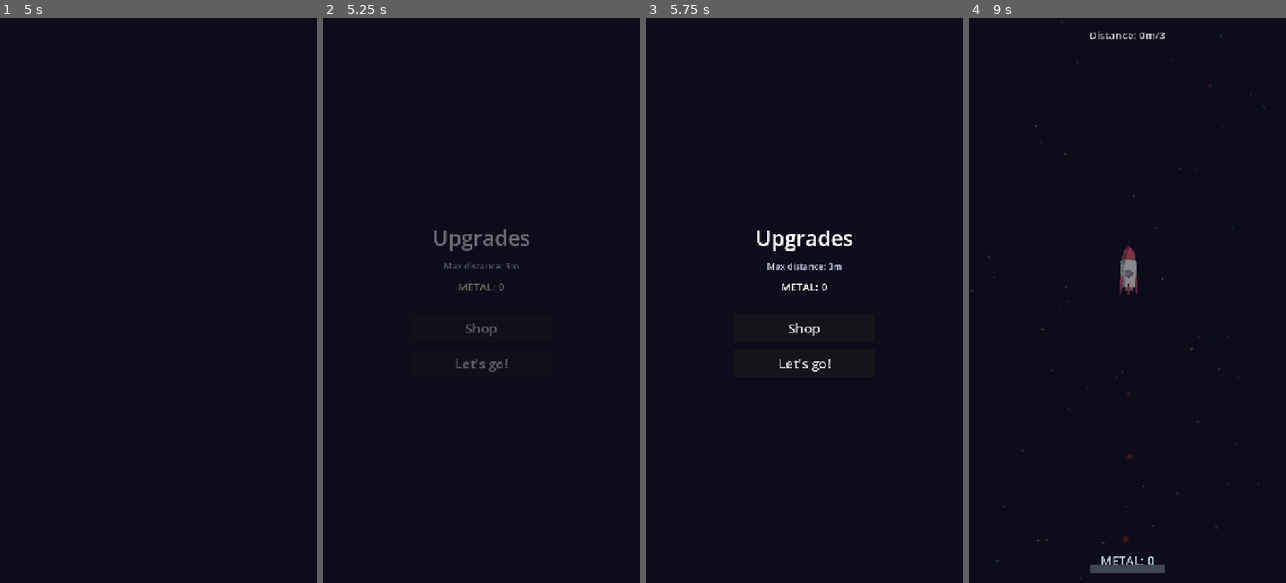
Above: before the commit, frames 1-4 (left to right).
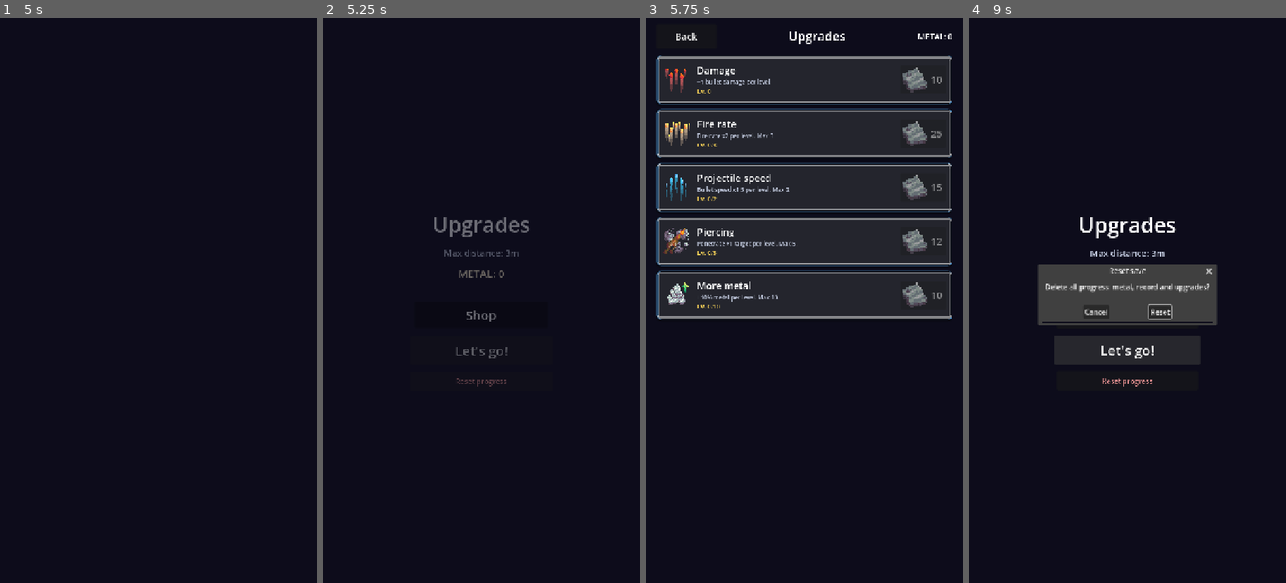
Above: after the commit, the same moments.

Repository: Minemaster656/closed-space-arcade
Game: Godot game, scene res://assets/scenes/game.tscn
The game is run twice, just before and just after one commit, with the same random seed, the same clock (stepped at 60 frames per second) and the same inputs.
Inputs (mouse positions are in pixels of both pictures, inside the frame that each line leads up to):
- Up to frame 1 (5 s): move the mouse to (228, 272) at 0.52 s; click (228, 272) at 0.67 s; drag from (95, 328) to (158, 102) at 1.27 s; move the mouse to (190, 176) at 2.02 s; click (190, 176) at 2.17 s; drag from (142, 413) to (155, 34) at 2.77 s; move the mouse to (253, 385) at 3.52 s; click (253, 385) at 3.67 s; drag from (63, 215) to (110, 159) at 4.27 s
- Up to frame 2 (5.25 s): move the mouse to (497, 300) at 5.02 s; click (497, 300) at 5.17 s
- Up to frame 3 (5.75 s): no input
- Up to frame 4 (9 s): click (1127, 328) at 5.75 s, where only the run before the commit has a clickable "Shop"; click "Back" at 6.5 s; click (1127, 379) at 7.25 s, where only the run after the commit has a clickable "Reset progress"; click "Let's go!" at 8 s; click (1127, 351) at 8.75 s, where only the run after the commit has a clickable "Let's go!"

Frame 1 is identical in both runs. In frame 2, 1.5% of the frame differs, in the area x 35-66%, y 35-66%; in frame 3, 37%, in the area x 3-97%, y 2-63%; in frame 4, 9.7%.

Commit message:
9patchrect

Diff:
--- a/assets/localization/en.csv
+++ b/assets/localization/en.csv
@@ -9,6 +9,11 @@
 meta_shop_button,Shop,Магазин
 meta_shop_title,Upgrades,Улучшения
 meta_back,Back,Назад
+meta_reset,Reset progress,Сбросить прогресс
+meta_reset_title,Reset save,Сброс сохранения
+meta_reset_confirm,"Delete all progress: metal, record and upgrades?","Удалить весь прогресс: металл, рекорд и улучшения?"
+meta_reset_ok,Reset,Сбросить
+meta_reset_cancel,Cancel,Отмена
 upgrade_level,Lv. %d,Ур. %d
 upgrade_level_limited,Lv. %d/%d,Ур. %d/%d
 upgrade_max,MAX,МАКС
--- a/assets/prefabs/upgrade_row.tscn
+++ b/assets/prefabs/upgrade_row.tscn
@@ -1,8 +1,9 @@
-[gd_scene load_steps=5 format=3]
+[gd_scene format=3 uid="uid://dvst6kuq8ghsu"]
 
-[ext_resource type="Script" path="res://assets/scripts/ui/upgrade_row.gd" id="1_row"]
-[ext_resource type="Script" path="res://assets/scripts/components/juicy_button.gd" id="2_btn"]
-[ext_resource type="Texture2D" path="res://assets/sprites/asteroids/metal_small.png" id="4_metal"]
+[ext_resource type="Script" uid="uid://cv5e4mawriwsn" path="res://assets/scripts/ui/upgrade_row.gd" id="1_row"]
+[ext_resource type="Script" uid="uid://f0xd2gobp401" path="res://assets/scripts/components/juicy_button.gd" id="2_btn"]
+[ext_resource type="Texture2D" uid="uid://d0wwvcc2cfqsj" path="res://assets/sprites/ui/upgrade_frame_tileable.png" id="3_frame"]
+[ext_resource type="Texture2D" uid="uid://c3o7cadsqgn4g" path="res://assets/sprites/asteroids/metal_small.png" id="4_metal"]
 
 [sub_resource type="StyleBoxFlat" id="StyleBoxFlat_row"]
 bg_color = Color(0.055, 0.065, 0.1, 0.94)
@@ -19,13 +20,13 @@
 shadow_size = 4
 shadow_offset = Vector2(0, 2)
 
-[node name="UpgradeRow" type="Control"]
+[node name="UpgradeRow" type="Control" unique_id=1348327167]
 custom_minimum_size = Vector2(0, 112)
 layout_mode = 3
 anchors_preset = 0
 script = ExtResource("1_row")
 
-[node name="Frame" type="Panel" parent="."]
+[node name="Frame" type="Panel" parent="." unique_id=1929212486]
 layout_mode = 1
 anchors_preset = 15
 anchor_right = 1.0
@@ -35,7 +36,21 @@
 mouse_filter = 2
 theme_override_styles/panel = SubResource("StyleBoxFlat_row")
 
-[node name="Margin" type="MarginContainer" parent="."]
+[node name="FrameNine" type="NinePatchRect" parent="." unique_id=28676781]
+layout_mode = 1
+anchors_preset = 15
+anchor_right = 1.0
+anchor_bottom = 1.0
+grow_horizontal = 2
+grow_vertical = 2
+texture = ExtResource("3_frame")
+region_rect = Rect2(0, 0, 25, 25)
+patch_margin_left = 12
+patch_margin_top = 12
+patch_margin_right = 12
+patch_margin_bottom = 12
+
+[node name="Margin" type="MarginContainer" parent="." unique_id=890243391]
 layout_mode = 1
 anchors_preset = 15
 anchor_right = 1.0
@@ -47,43 +62,42 @@
 theme_override_constants/margin_right = 14
 theme_override_constants/margin_bottom = 10
 
-[node name="HBox" type="HBoxContainer" parent="Margin"]
+[node name="HBox" type="HBoxContainer" parent="Margin" unique_id=726768334]
 layout_mode = 2
 theme_override_constants/separation = 14
 
-[node name="Icon" type="TextureRect" parent="Margin/HBox"]
+[node name="Icon" type="TextureRect" parent="Margin/HBox" unique_id=798620842]
 custom_minimum_size = Vector2(64, 64)
 layout_mode = 2
 size_flags_vertical = 4
 mouse_filter = 2
 expand_mode = 1
-stretch_mode = 0
 
-[node name="Info" type="VBoxContainer" parent="Margin/HBox"]
+[node name="Info" type="VBoxContainer" parent="Margin/HBox" unique_id=1789692238]
 layout_mode = 2
 size_flags_horizontal = 3
 size_flags_vertical = 4
 theme_override_constants/separation = 2
 
-[node name="Name" type="Label" parent="Margin/HBox/Info"]
+[node name="Name" type="Label" parent="Margin/HBox/Info" unique_id=657542843]
 layout_mode = 2
 theme_override_font_sizes/font_size = 22
 text = "Name"
 
-[node name="Desc" type="Label" parent="Margin/HBox/Info"]
+[node name="Desc" type="Label" parent="Margin/HBox/Info" unique_id=562774328]
 layout_mode = 2
 theme_override_colors/font_color = Color(0.75, 0.78, 0.86, 1)
 theme_override_font_sizes/font_size = 13
 text = "Description"
 autowrap_mode = 3
 
-[node name="Level" type="Label" parent="Margin/HBox/Info"]
+[node name="Level" type="Label" parent="Margin/HBox/Info" unique_id=791731878]
 layout_mode = 2
 theme_override_colors/font_color = Color(1, 0.85, 0.35, 1)
 theme_override_font_sizes/font_size = 14
 text = "Lv. 0"
 
-[node name="PriceButton" type="Button" parent="Margin/HBox"]
+[node name="PriceButton" type="Button" parent="Margin/HBox" unique_id=679146299]
 custom_minimum_size = Vector2(104, 64)
 layout_mode = 2
 size_flags_vertical = 4
@@ -91,5 +105,4 @@
 text = "10"
 icon = ExtResource("4_metal")
 expand_icon = true
-icon_max_width = 20
 script = ExtResource("2_btn")
--- a/assets/scenes/meta_progression.tscn
+++ b/assets/scenes/meta_progression.tscn
@@ -1,10 +1,16 @@
-[gd_scene load_steps=4 format=3]
+[gd_scene format=3 uid="uid://bgo4bd5s1bbhk"]
 
-[ext_resource type="Script" path="res://assets/scripts/ui/meta_progression.gd" id="1_mp"]
-[ext_resource type="Script" path="res://assets/scripts/components/juicy_button.gd" id="2_juicy"]
-[ext_resource type="Script" path="res://assets/scripts/ui/metal_counter.gd" id="3_metal"]
+[ext_resource type="Script" uid="uid://dcw8161178g05" path="res://assets/scripts/ui/meta_progression.gd" id="1_mp"]
+[ext_resource type="Script" uid="uid://f0xd2gobp401" path="res://assets/scripts/components/juicy_button.gd" id="2_juicy"]
+[ext_resource type="Script" uid="uid://c2842u7awm2yr" path="res://assets/scripts/ui/metal_counter.gd" id="3_metal"]
+[ext_resource type="PackedScene" path="res://assets/prefabs/upgrade_row.tscn" id="4_row"]
+[ext_resource type="Resource" path="res://assets/resources/upgrades/damage.tres" id="5_damage"]
+[ext_resource type="Resource" path="res://assets/resources/upgrades/fire_rate.tres" id="6_fire_rate"]
+[ext_resource type="Resource" path="res://assets/resources/upgrades/projectile_speed.tres" id="7_projectile_speed"]
+[ext_resource type="Resource" path="res://assets/resources/upgrades/piercing.tres" id="8_piercing"]
+[ext_resource type="Resource" path="res://assets/resources/upgrades/more_metal.tres" id="9_more_metal"]
 
-[node name="MetaProgression" type="Control"]
+[node name="MetaProgression" type="Control" unique_id=2057652826]
 layout_mode = 3
 anchors_preset = 15
 anchor_right = 1.0
@@ -13,7 +19,7 @@
 grow_vertical = 2
 script = ExtResource("1_mp")
 
-[node name="Pages" type="Control" parent="."]
+[node name="Pages" type="Control" parent="." unique_id=2034116788]
 layout_mode = 1
 anchors_preset = 15
 anchor_right = 1.0
@@ -21,7 +27,7 @@
 grow_horizontal = 2
 grow_vertical = 2
 
-[node name="MainPage" type="Control" parent="Pages"]
+[node name="MainPage" type="Control" parent="Pages" unique_id=950804005]
 layout_mode = 1
 anchors_preset = 15
 anchor_right = 1.0
@@ -29,7 +35,7 @@
 grow_horizontal = 2
 grow_vertical = 2
 
-[node name="Center" type="CenterContainer" parent="Pages/MainPage"]
+[node name="Center" type="CenterContainer" parent="Pages/MainPage" unique_id=1290492643]
 layout_mode = 1
 anchors_preset = 15
 anchor_right = 1.0
@@ -37,50 +43,58 @@
 grow_horizontal = 2
 grow_vertical = 2
 
-[node name="VBox" type="VBoxContainer" parent="Pages/MainPage/Center"]
+[node name="VBox" type="VBoxContainer" parent="Pages/MainPage/Center" unique_id=936506279]
 layout_mode = 2
 theme_override_constants/separation = 16
 
-[node name="Title" type="Label" parent="Pages/MainPage/Center/VBox"]
+[node name="Title" type="Label" parent="Pages/MainPage/Center/VBox" unique_id=316855648]
 layout_mode = 2
 theme_override_font_sizes/font_size = 48
 text = "meta_title"
 horizontal_alignment = 1
 
-[node name="Record" type="Label" parent="Pages/MainPage/Center/VBox"]
+[node name="Record" type="Label" parent="Pages/MainPage/Center/VBox" unique_id=1877452006]
 layout_mode = 2
 theme_override_colors/font_color = Color(0.75, 0.78, 0.86, 1)
 theme_override_font_sizes/font_size = 20
 text = "meta_max_distance"
 horizontal_alignment = 1
 
-[node name="Metal" type="Label" parent="Pages/MainPage/Center/VBox"]
+[node name="Metal" type="Label" parent="Pages/MainPage/Center/VBox" unique_id=1812287062]
 layout_mode = 2
 theme_override_font_sizes/font_size = 24
 text = "ui_metal"
 horizontal_alignment = 1
 script = ExtResource("3_metal")
 
-[node name="Spacer" type="Control" parent="Pages/MainPage/Center/VBox"]
+[node name="Spacer" type="Control" parent="Pages/MainPage/Center/VBox" unique_id=846136789]
 custom_minimum_size = Vector2(0, 12)
 layout_mode = 2
 mouse_filter = 2
 
-[node name="ShopButton" type="Button" parent="Pages/MainPage/Center/VBox"]
+[node name="ShopButton" type="Button" parent="Pages/MainPage/Center/VBox" unique_id=1582579348]
 custom_minimum_size = Vector2(320, 64)
 layout_mode = 2
 theme_override_font_sizes/font_size = 30
 text = "meta_shop_button"
 script = ExtResource("2_juicy")
 
-[node name="PlayButton" type="Button" parent="Pages/MainPage/Center/VBox"]
+[node name="PlayButton" type="Button" parent="Pages/MainPage/Center/VBox" unique_id=1289127010]
 custom_minimum_size = Vector2(320, 64)
 layout_mode = 2
 theme_override_font_sizes/font_size = 30
 text = "meta_play"
 script = ExtResource("2_juicy")
 
-[node name="ShopPage" type="Control" parent="Pages"]
+[node name="ResetButton" type="Button" parent="Pages/MainPage/Center/VBox" unique_id=1002637675]
+custom_minimum_size = Vector2(320, 44)
+layout_mode = 2
+theme_override_colors/font_color = Color(0.92, 0.58, 0.58, 1)
+theme_override_font_sizes/font_size = 16
+text = "meta_reset"
+script = ExtResource("2_juicy")
+
+[node name="ShopPage" type="Control" parent="Pages" unique_id=596414065]
 layout_mode = 1
 anchors_preset = 15
 anchor_right = 1.0
@@ -88,7 +102,7 @@
 grow_horizontal = 2
 grow_vertical = 2
 
-[node name="Margin" type="MarginContainer" parent="Pages/ShopPage"]
+[node name="Margin" type="MarginContainer" parent="Pages/ShopPage" unique_id=2065867038]
 layout_mode = 1
 anchors_preset = 15
 anchor_right = 1.0
@@ -100,15 +114,15 @@
 theme_override_constants/margin_right = 24
 theme_override_constants/margin_bottom = 24
 
-[node name="VBox" type="VBoxContainer" parent="Pages/ShopPage/Margin"]
+[node name="VBox" type="VBoxContainer" parent="Pages/ShopPage/Margin" unique_id=318587011]
 layout_mode = 2
 theme_override_constants/separation = 14
 
-[node name="TopBar" type="HBoxContainer" parent="Pages/ShopPage/Margin/VBox"]
+[node name="TopBar" type="HBoxContainer" parent="Pages/ShopPage/Margin/VBox" unique_id=1879830718]
 layout_mode = 2
 theme_override_constants/separation = 12
 
-[node name="BackButton" type="Button" parent="Pages/ShopPage/Margin/VBox/TopBar"]
+[node name="BackButton" type="Button" parent="Pages/ShopPage/Margin/VBox/TopBar" unique_id=41838586]
 custom_minimum_size = Vector2(136, 56)
 layout_mode = 2
 size_flags_vertical = 4
@@ -116,28 +130,52 @@
 text = "meta_back"
 script = ExtResource("2_juicy")
 
-[node name="Title" type="Label" parent="Pages/ShopPage/Margin/VBox/TopBar"]
+[node name="Title" type="Label" parent="Pages/ShopPage/Margin/VBox/TopBar" unique_id=1929824467]
 layout_mode = 2
 size_flags_horizontal = 3
-size_flags_vertical = 4
 theme_override_font_sizes/font_size = 28
 text = "meta_shop_title"
 horizontal_alignment = 1
 
-[node name="Metal" type="Label" parent="Pages/ShopPage/Margin/VBox/TopBar"]
+[node name="Metal" type="Label" parent="Pages/ShopPage/Margin/VBox/TopBar" unique_id=1484049493]
 layout_mode = 2
-size_flags_vertical = 4
 theme_override_font_sizes/font_size = 18
 text = "ui_metal"
 horizontal_alignment = 2
 script = ExtResource("3_metal")
 
-[node name="Scroll" type="ScrollContainer" parent="Pages/ShopPage/Margin/VBox"]
+[node name="Scroll" type="ScrollContainer" parent="Pages/ShopPage/Margin/VBox" unique_id=701450755]
 layout_mode = 2
 size_flags_vertical = 3
 horizontal_scroll_mode = 0
 
-[node name="Rows" type="VBoxContainer" parent="Pages/ShopPage/Margin/VBox/Scroll"]
+[node name="Rows" type="VBoxContainer" parent="Pages/ShopPage/Margin/VBox/Scroll" unique_id=292057367]
 layout_mode = 2
 size_flags_horizontal = 3
 theme_override_constants/separation = 10
+
+[node name="Damage" parent="Pages/ShopPage/Margin/VBox/Scroll/Rows" instance=ExtResource("4_row")]
+layout_mode = 2
+definition = ExtResource("5_damage")
+
+[node name="FireRate" parent="Pages/ShopPage/Margin/VBox/Scroll/Rows" instance=ExtResource("4_row")]
+layout_mode = 2
+definition = ExtResource("6_fire_rate")
+
+[node name="ProjectileSpeed" parent="Pages/ShopPage/Margin/VBox/Scroll/Rows" instance=ExtResource("4_row")]
+layout_mode = 2
+definition = ExtResource("7_projectile_speed")
+
+[node name="Piercing" parent="Pages/ShopPage/Margin/VBox/Scroll/Rows" instance=ExtResource("4_row")]
+layout_mode = 2
+definition = ExtResource("8_piercing")
+
+[node name="MoreMetal" parent="Pages/ShopPage/Margin/VBox/Scroll/Rows" instance=ExtResource("4_row")]
+layout_mode = 2
+definition = ExtResource("9_more_metal")
+
+[node name="ResetConfirm" type="ConfirmationDialog" parent="." unique_id=1628238957]
+title = "meta_reset_title"
+ok_button_text = "meta_reset_ok"
+dialog_text = "meta_reset_confirm"
+cancel_button_text = "meta_reset_cancel"
--- a/assets/scripts/globals/game_state.gd
+++ b/assets/scripts/globals/game_state.gd
@@ -68,6 +68,24 @@
 	metal = 0
 	_metal_fraction = 0.0
 	metal_changed.emit(metal)
+
+
+## Полностью удаляет сохранение и сбрасывает прогресс в памяти.
+## Нужно для отладки «с нуля».
+func reset_save() -> void:
+	metal = 0
+	record_distance = 0.0
+	record_metal = 0
+	_metal_fraction = 0.0
+	upgrade_levels.clear()
+
+	if FileAccess.file_exists(SAVE_PATH):
+		DirAccess.remove_absolute(ProjectSettings.globalize_path(SAVE_PATH))
+
+	metal_changed.emit(metal)
+	record_distance_changed.emit(record_distance)
+	record_metal_changed.emit(record_metal)
+	upgrades_changed.emit()
 
 
 func submit_distance(distance: float) -> void:
--- a/assets/scripts/ui/meta_progression.gd
+++ b/assets/scripts/ui/meta_progression.gd
@@ -5,7 +5,6 @@
 ## остаётся адаптивным при любом разрешении/аспекте.
 
 const GAME_SCENE: String = "res://assets/scenes/game.tscn"
-const ROW_SCENE: PackedScene = preload("res://assets/prefabs/upgrade_row.tscn")
 const PAGE_DURATION: float = 0.45
 const ROW_STAGGER: float = 0.05
 const ROW_TWEEN_DURATION: float = 0.32
@@ -18,6 +17,8 @@
 @onready var _record: Label = $Pages/MainPage/Center/VBox/Record
 @onready var _shop_button: Button = $Pages/MainPage/Center/VBox/ShopButton
 @onready var _play_button: Button = $Pages/MainPage/Center/VBox/PlayButton
+@onready var _reset_button: Button = $Pages/MainPage/Center/VBox/ResetButton
+@onready var _reset_confirm: ConfirmationDialog = $ResetConfirm
 @onready var _back_button: Button = $Pages/ShopPage/Margin/VBox/TopBar/BackButton
 @onready var _shop_title: Label = $Pages/ShopPage/Margin/VBox/TopBar/Title
 @onready var _rows: VBoxContainer = $Pages/ShopPage/Margin/VBox/Scroll/Rows
@@ -34,29 +35,26 @@
 	_shop_title.text = tr("meta_shop_title")
 	_shop_button.text = tr("meta_shop_button")
 	_play_button.text = tr("meta_play")
+	_reset_button.text = tr("meta_reset")
 	_back_button.text = tr("meta_back")
+	_reset_confirm.title = tr("meta_reset_title")
+	_reset_confirm.dialog_text = tr("meta_reset_confirm")
+	_reset_confirm.ok_button_text = tr("meta_reset_ok")
+	_reset_confirm.cancel_button_text = tr("meta_reset_cancel")
 	_update_record()
 
 	_play_button.pressed.connect(_on_play_pressed)
 	_shop_button.pressed.connect(_open_shop)
+	_reset_button.pressed.connect(_on_reset_pressed)
+	_reset_confirm.confirmed.connect(_on_reset_confirmed)
 	_back_button.pressed.connect(_close_shop)
 	GameState.upgrades_changed.connect(_refresh_rows)
 	GameState.metal_changed.connect(_on_metal_changed)
+	GameState.record_distance_changed.connect(_on_record_distance_changed)
 	get_viewport().size_changed.connect(_on_viewport_resized)
 
-	_build_rows()
 	_layout_pages()
 	_play_entrance()
-
-
-func _build_rows() -> void:
-	for id in GameState.UPGRADE_ORDER:
-		var def := GameState.get_upgrade_def(id)
-		if def == null:
-			continue
-		var row := ROW_SCENE.instantiate() as UpgradeRow
-		_rows.add_child(row)
-		row.setup(def)
 
 
 func _refresh_rows() -> void:
@@ -68,6 +66,19 @@
 
 func _on_metal_changed(_total: int) -> void:
 	_refresh_rows()
+
+
+func _on_record_distance_changed(_value: float) -> void:
+	_update_record()
+
+
+func _on_reset_pressed() -> void:
+	_reset_confirm.popup_centered()
+
+
+func _on_reset_confirmed() -> void:
+	GameState.reset_save()
+	_update_record()
 
 
 func _update_record() -> void:
--- a/assets/scripts/ui/upgrade_row.gd
+++ b/assets/scripts/ui/upgrade_row.gd
@@ -4,6 +4,9 @@
 ## Одна карточка апгрейда: иконка, название/описание, уровень и кнопка цены.
 
 signal purchase_succeeded(id: StringName)
+
+## Какой апгрейд показывает эта строка. Задаётся прямо в инспекторе сцены.
+@export var definition: UpgradeDef
 
 @onready var _icon: TextureRect = $Margin/HBox/Icon
 @onready var _name_label: Label = $Margin/HBox/Info/Name
@@ -18,6 +21,8 @@
 func _ready() -> void:
 	resized.connect(_update_pivot)
 	_update_pivot()
+	if definition != null:
+		setup(definition)
 
 
 func setup(def: UpgradeDef) -> void:
@@ -27,7 +32,8 @@
 	_icon.texture = _def.icon
 	_name_label.text = tr(_def.title_key)
 	_desc_label.text = tr(_def.description_key)
-	_price_button.pressed.connect(_on_price_pressed)
+	if not _price_button.pressed.is_connected(_on_price_pressed):
+		_price_button.pressed.connect(_on_price_pressed)
 	refresh()
 
 
--- a/tests_shot.gd
+++ /dev/null
@@ -1,25 +0,0 @@
-extends SceneTree
-
-
-func _initialize() -> void:
-	_run.call_deferred()
-
-
-func _run() -> void:
-	await process_frame
-	TranslationServer.set_locale("ru")
-	var meta = (load("res://assets/scenes/meta_progression.tscn") as PackedScene).instantiate()
-	root.add_child(meta)
-	await process_frame
-	await process_frame
-	meta.get_node("Pages/MainPage/Center/VBox/ShopButton").pressed.emit()
-	await create_timer(1.0).timeout
-	var rows = meta.get_node("Pages/ShopPage/Margin/VBox/Scroll/Rows")
-	print("window=", DisplayServer.window_get_size(), " vp=", root.get_visible_rect())
-	for i in rows.get_child_count():
-		print("row ", i, " rect=", rows.get_child(i).get_global_rect(), " visible=", rows.get_child(i).is_visible_in_tree())
-	await RenderingServer.frame_post_draw
-	var img := root.get_texture().get_image()
-	var err := img.save_png("/tmp/opencode/shop.png")
-	print("screenshot err=", err, " size=", img.get_size())
-	quit(0)
Not shown, removed: tests_shot.gd.uid
